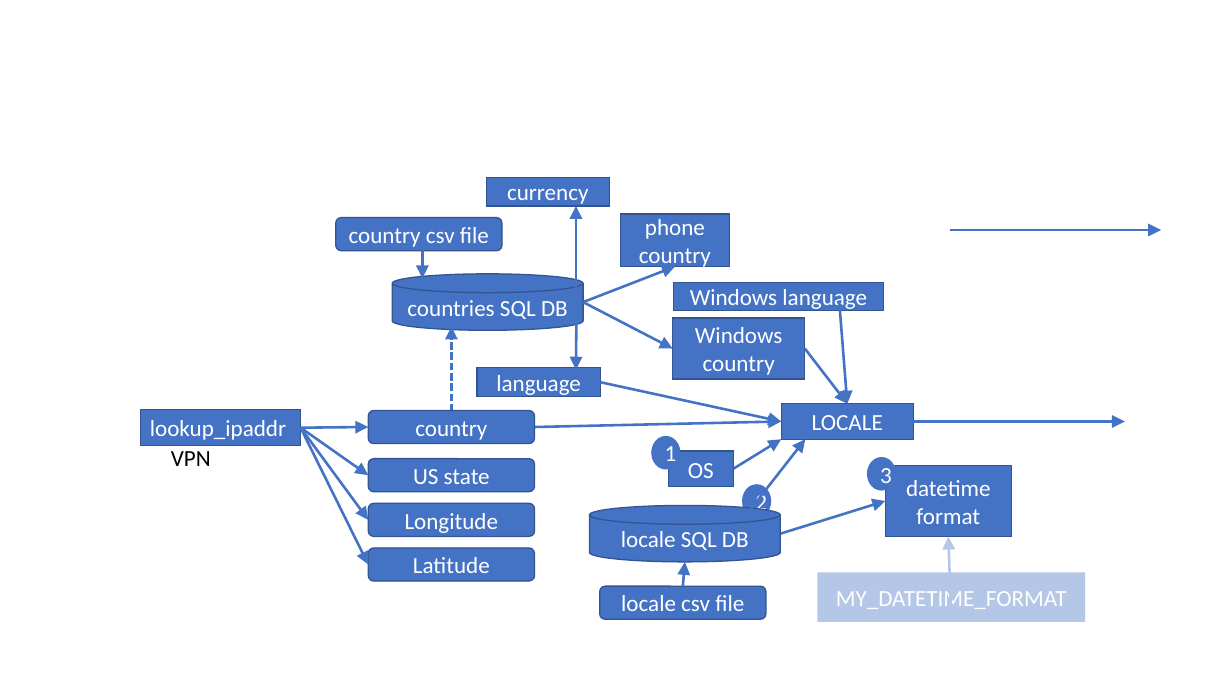
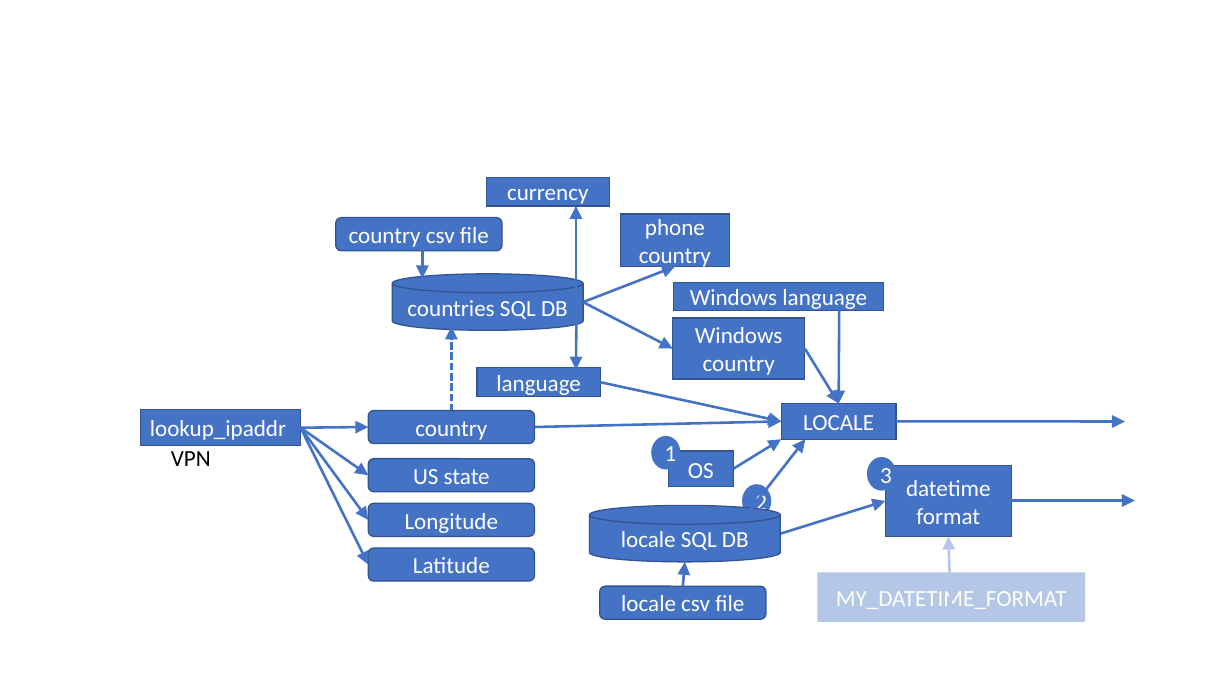
Before and after one commit to wilsonmar/python-samples, a slide deck: slide 2 of python-samples.pptx. Drawn at 1232x693 pixels with LibreOffice and Linux fonts; fonts in the diff are those of the drawing. Boxes give left, top, right and bottom in pixels: in the first picture for what was removed or moved away, otherwise in the second. Text is boxed around its words. In the diff, an @@ line names an element or a change of style, - is before the commit and + after.

```diff
--- a/python-samples.pptx
+++ b/python-samples.pptx
@@ arrow moved from (839, 302) - (848, 404) to (839, 302) - (839, 404) @@
@@ arrow moved from (805, 348) - (848, 404) to (805, 348) - (839, 404) @@
@@ rectangle "LOCALE" resized from (x1=781, y1=404, x2=913, y2=440) to (x1=781, y1=404, x2=896, y2=440) @@
@@ arrow moved from (914, 421) - (1125, 421) to (897, 421) - (1125, 421) @@
@@ arrow moved from (950, 230) - (1162, 230) to (923, 501) - (1135, 501) @@
```
Also in this commit, not shown: 3 other files.
